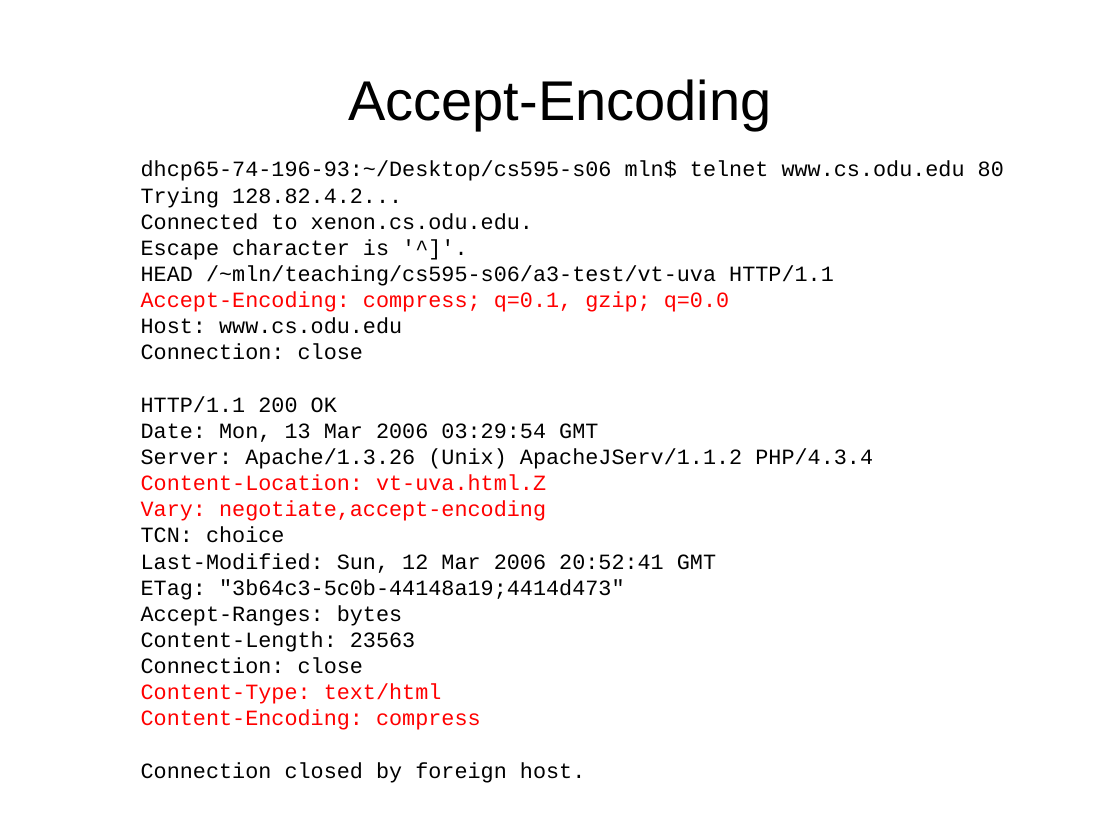
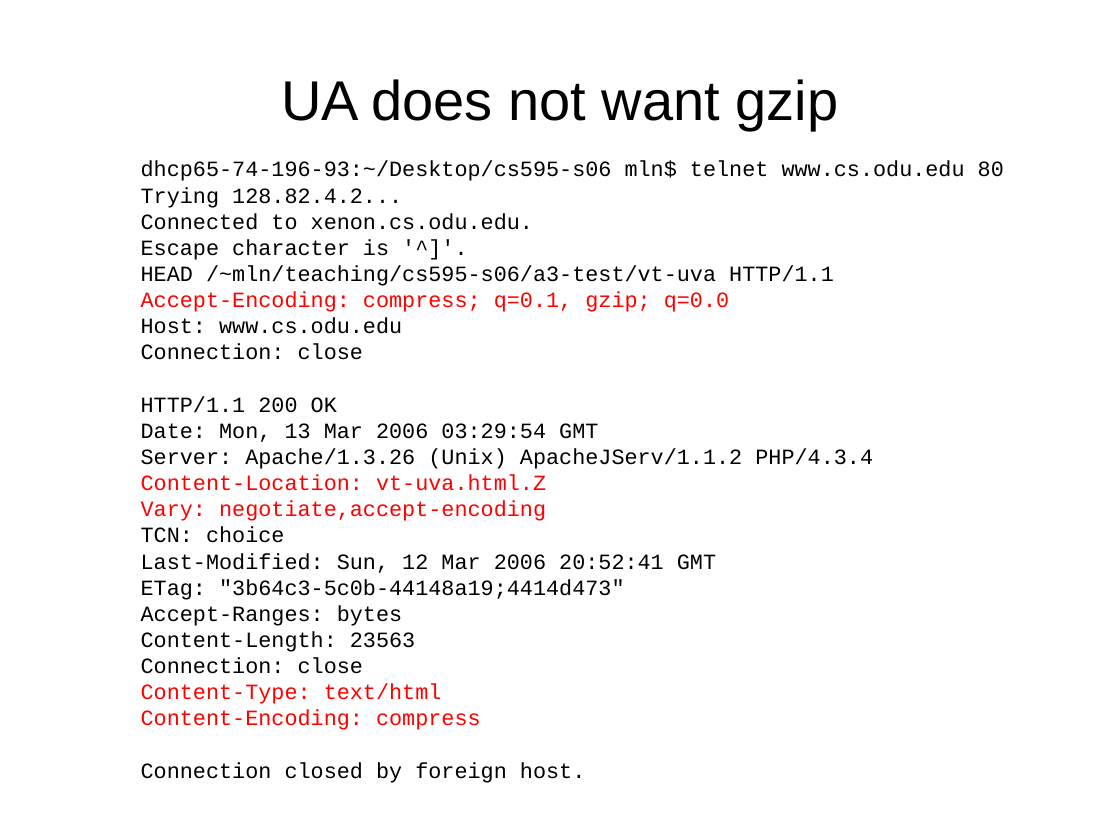
Before and after one commit to phonedude/cs531-f18, a slide deck: slide 18 of slides/week-09-content-negotiation.ppt. Drawn at 1120x840 pixels with LibreOffice and Linux fonts; fonts in the diff are those of the drawing. Boxes give left, top, right and bottom in pixels: in the first picture for what was removed or moved away, otherwise in the second. Text is boxed around its words. In the diff, an @@ line names an element or a change of style, - is before the commit and + after.

```diff
--- a/slides/week-09-content-negotiation.ppt
+++ b/slides/week-09-content-negotiation.ppt
@@ title at [281,79,839,130]: text changed @@
-Accept-Encoding
+UA does not want gzip
```
Also in this commit, not shown: 17 other slides changed, 1 slide added.
